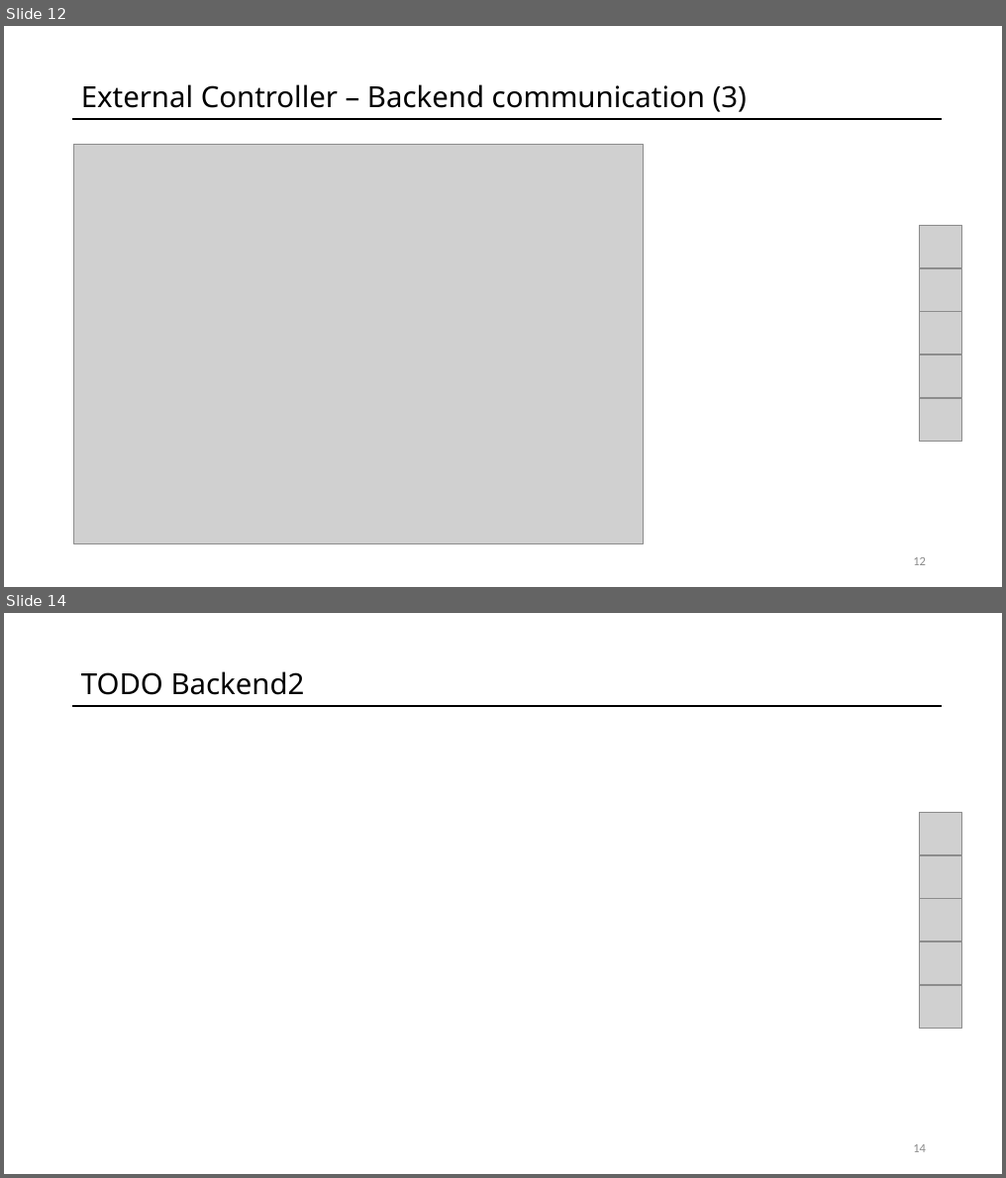
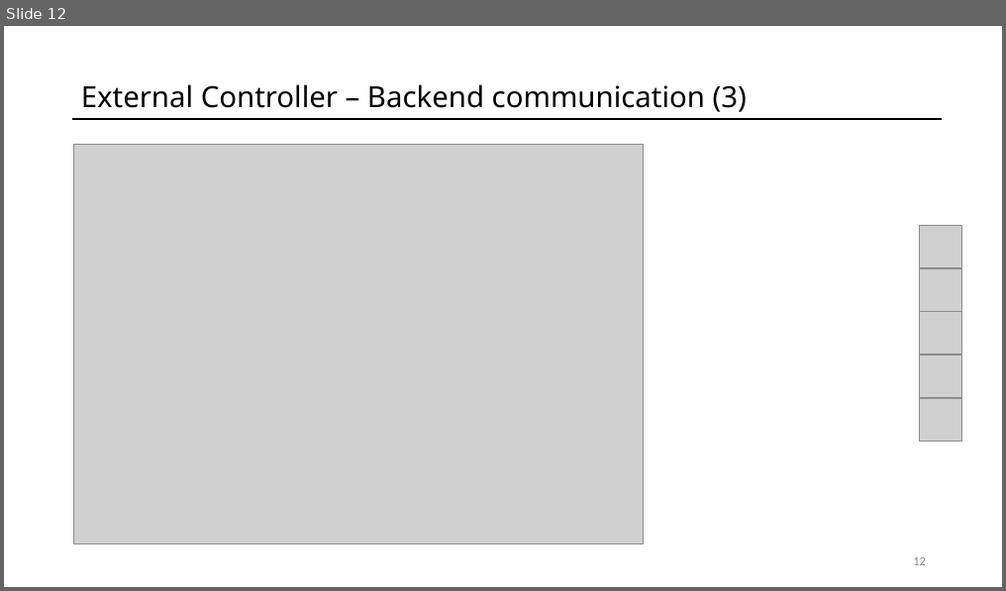
Before and after one commit to fpedd/ees-pees, a slide deck: orga/milestone_presentations/MP2.pptx. Shown one above the other, each under a label of ours: slides 12 and 14 before the commit, slide 12 after it; the slides between them are not shown. The pictures are 1006x1178 and 1006x591 pixels, drawn with LibreOffice and Linux fonts; fonts in the diff are those of the drawing; grey boxes stand for pictures. Boxes give left, top, right and bottom in pixels: in the first picture for what was removed or moved away, otherwise in the second. Text is boxed around its words. In the diff, an @@ line names an element or a change of style, - is before the commit and + after.

```diff
--- a/orga/milestone_presentations/MP2.pptx
+++ b/orga/milestone_presentations/MP2.pptx
@@ slide 14 removed at (x1=4, y1=613, x2=1002, y2=1174), background #FFFFFF; not listed: 1 template element that a slide beside it also shows @@
@@ text removed at (x1=81, y1=671, x2=305, y2=695) @@
-TODO Backend2
@@ group removed at (x1=920, y1=812, x2=962, y2=1029): 5 pictures @@
@@ page number removed at (x1=913, y1=1145, x2=926, y2=1153) @@
-14
```
Also in this commit, not shown: 1 slide changed, 9 slides added, 2 other slides removed.
